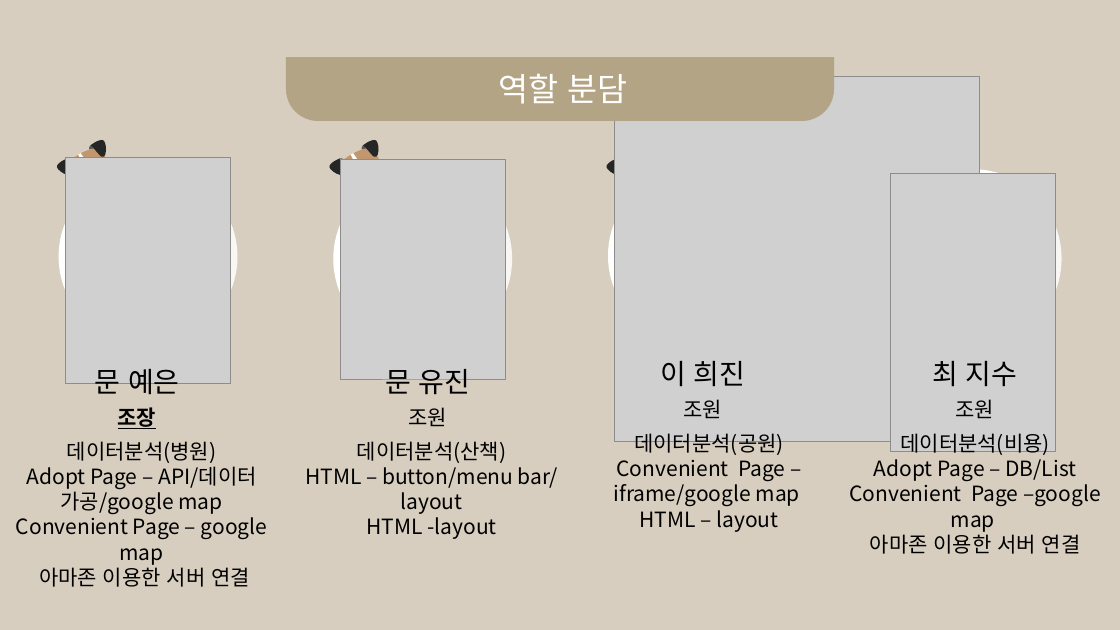
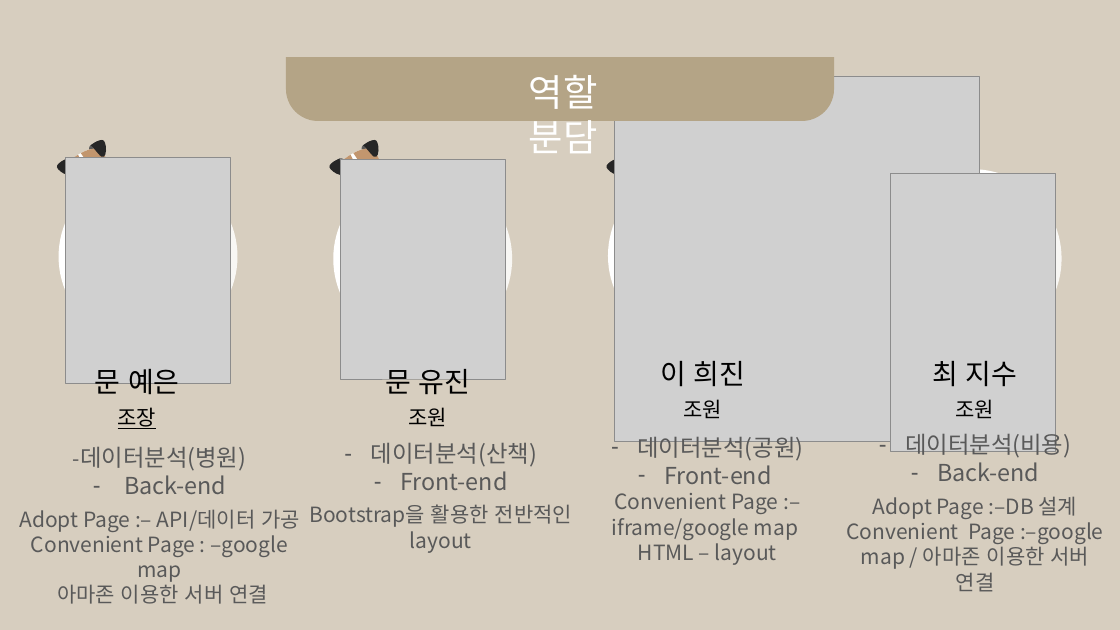
Before and after one commit to MoonYeeun/adopt_dog, a slide deck: slide 6 of adopt_dog .pptx. Drawn at 1120x630 pixels with LibreOffice and Linux fonts; fonts in the diff are those of the drawing; grey boxes stand for pictures. Boxes give left, top, right and bottom in pixels: in the first picture for what was removed or moved away, otherwise in the second. Text is boxed around its words. In the diff, an @@ line names an element or a change of style, - is before the commit and + after.

```diff
--- a/adopt_dog .pptx
+++ b/adopt_dog .pptx
@@ text "역할 분담" at (529,75,598,153): size 28 to 32 pt @@
@@ text "조장" at (118,407,157,429): bold off @@
@@ text at (19,447,300,582): text changed; text colour #000000 to #595959 @@
-데이터분석(병원)
-Adopt Page – API/데이터 가공/google map
-Convenient Page – google map
+-데이터분석(병원)
+– Back-end
+Adopt Page :– API/데이터 가공Convenient Page : –google map
@@ text at (371,443,537,466): size 18 to 20 pt, text colour #000000 to #595959 in "데이터분석(산책)"; bullet none to - @@
@@ text at (637,437,803,565): size 18 to 20 pt in "데이터분석(공원)"; text colour #000000 to #595959 in "데이터분석(공원)", "HTML – layout"; bullet none to - @@
@@ text at (905,430,1071,457): size 18 to 20 pt, text colour #000000 to #595959 in "데이터분석(비용)"; bullet none to - @@
@@ text at (309,471,572,553): text changed; text colour #000000 to #595959 @@
-HTML – button/menu bar/layout
-HTML -layout
+– Front-end
+Bootstrap을 활용한 전반적인 layout
@@ text at (612,465,798,540): text changed; text colour #000000 to #595959 @@
-Convenient Page – iframe/google map
+– Front-end
+Convenient Page :– iframe/google map
@@ text at (846,462,1103,592): text changed; text colour #000000 to #595959 @@
-Adopt Page – DB/List
-Convenient Page –google map
-아마존 이용한 서버 연결
+– Back-end
+Adopt Page :–DB 설계
+Convenient Page :–google map / 아마존 이용한 서버 연결
@@ text at (57,584,268,604): text colour #000000 to #595959 in "아마존 이용한 서버 연결" @@
```
Also in this commit, not shown: 15 other slides changed.
